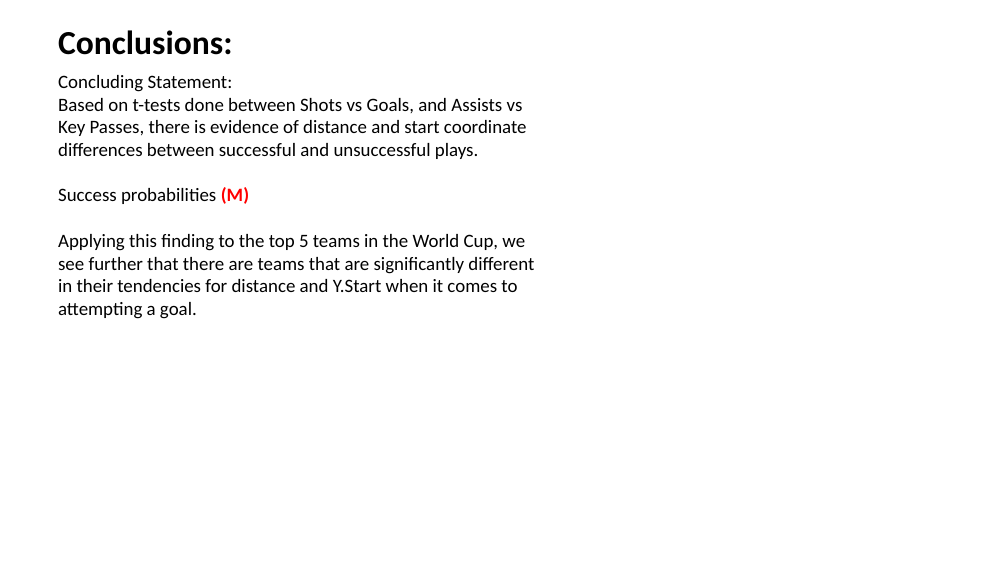
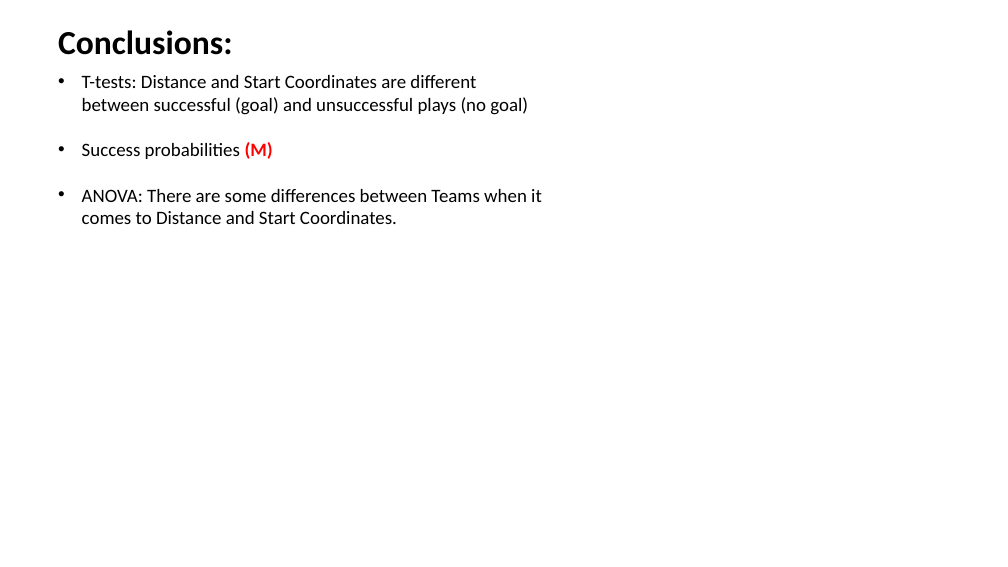
Before and after one commit to rmesina/T2_Codes-R-Us, a slide deck: slide 16 of midterm_project/Determining which variables contribute to likely hood of.pptx (slide 15 before the commit). Drawn at 1008x567 pixels with LibreOffice and Linux fonts; fonts in the diff are those of the drawing. Boxes give left, top, right and bottom in pixels: in the first picture for what was removed or moved away, otherwise in the second. Text is boxed around its words. In the diff, an @@ line names an element or a change of style, - is before the commit and + after.

Commit message:
ppt

```diff
--- a/midterm_project/Determining which variables contribute to likely hood of.pptx
+++ b/midterm_project/Determining which variables contribute to likely hood of.pptx
@@ text at [82,75,528,115]: text changed @@
-Concluding Statement:
-Based on t-tests done between Shots vs Goals, and Assists vs Key Passes, there is evidence of distance and start coordinate differences between successful and unsuccessful plays.
+• T-tests: Distance and Start Coordinates are different between successful (goal) and unsuccessful plays (no goal)
@@ text at [82,142,273,159]: bullet none to • @@
@@ text at [82,189,542,224]: text changed @@
-Applying this finding to the top 5 teams in the World Cup, we see further that there are teams that are significantly different in their tendencies for distance and Y.Start when it comes to attempting a goal.
+• ANOVA: There are some differences between Teams when it comes to Distance and Start Coordinates.
```
Also in this commit, not shown: 2 other slides changed, 3 slides added, 2 slides removed, 12 other files.
